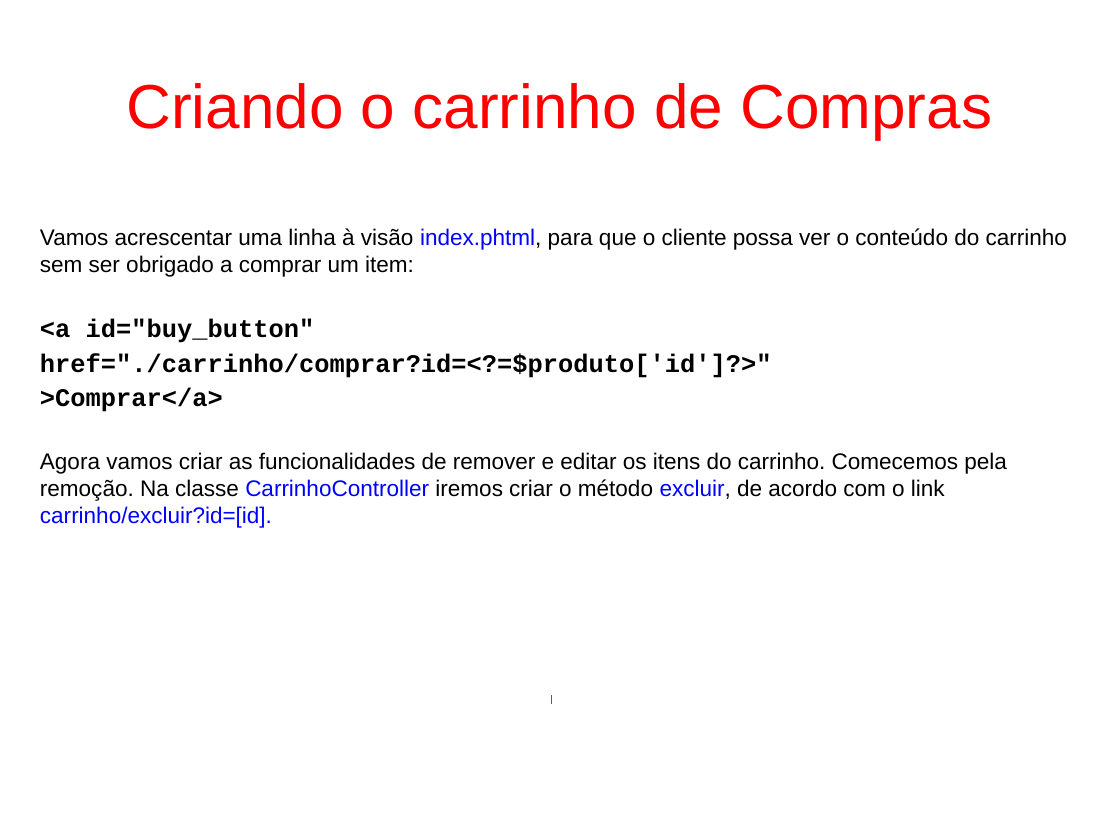
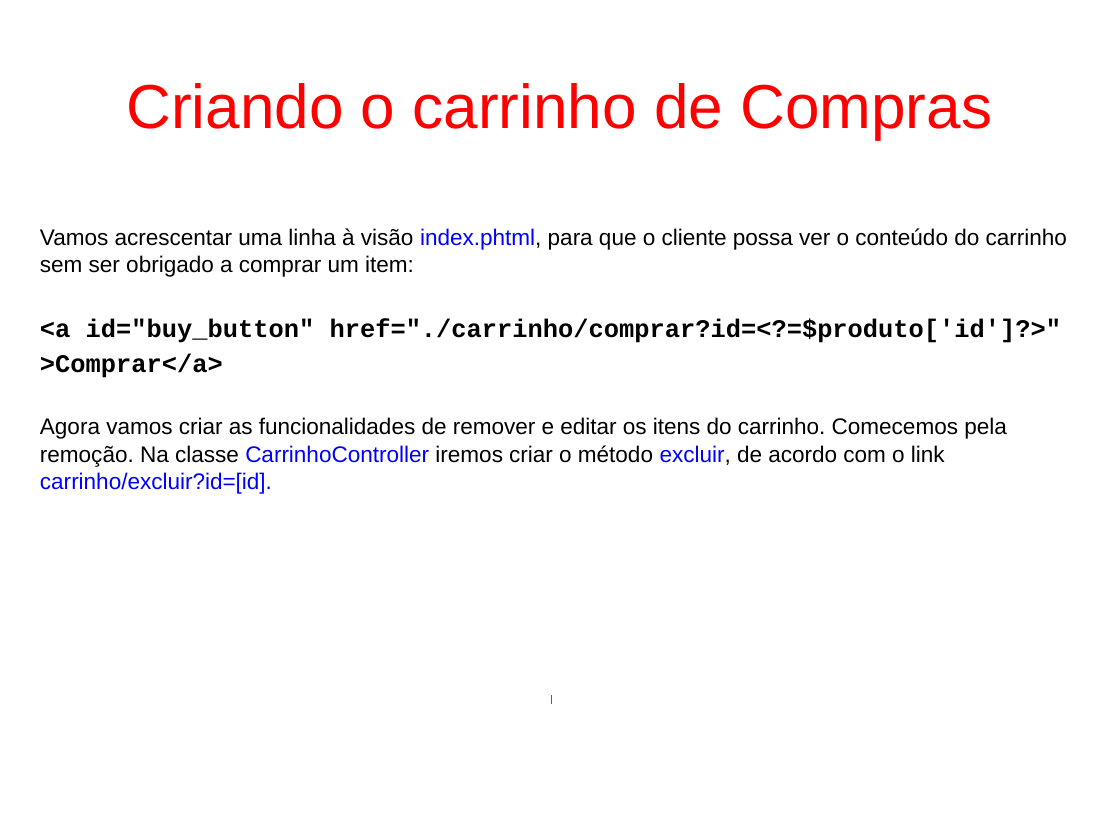
Before and after one commit to fgsl/lojasacme, a slide deck: slide 77 of docs/tutorial.odp. Drawn at 1120x840 pixels with LibreOffice and Linux fonts; fonts in the diff are those of the drawing. Boxes give left, top, right and bottom in pixels: in the first picture for what was removed or moved away, otherwise in the second. Text is boxed around its words. In the diff, an @@ line names an element or a change of style, - is before the commit and + after.

```diff
--- a/docs/tutorial.odp
+++ b/docs/tutorial.odp
@@ text at <box>40,319,1062,343</box>: text changed @@
-<a id="buy_button"
-href="./carrinho/comprar?id=<?=$produto['id']?>"
+<a id="buy_button" href="./carrinho/comprar?id=<?=$produto['id']?>"
```
Also in this commit, not shown: 5 other slides changed, 16 slides added, 1 other file.
